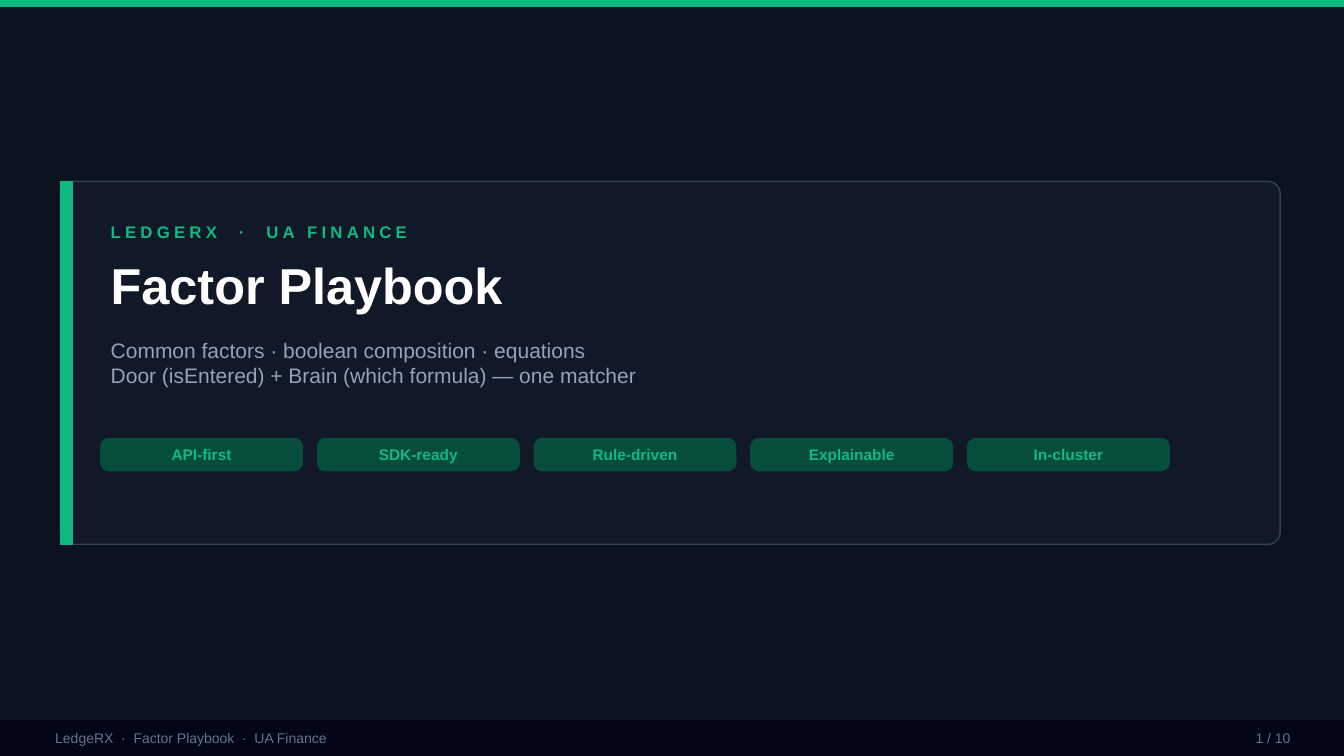
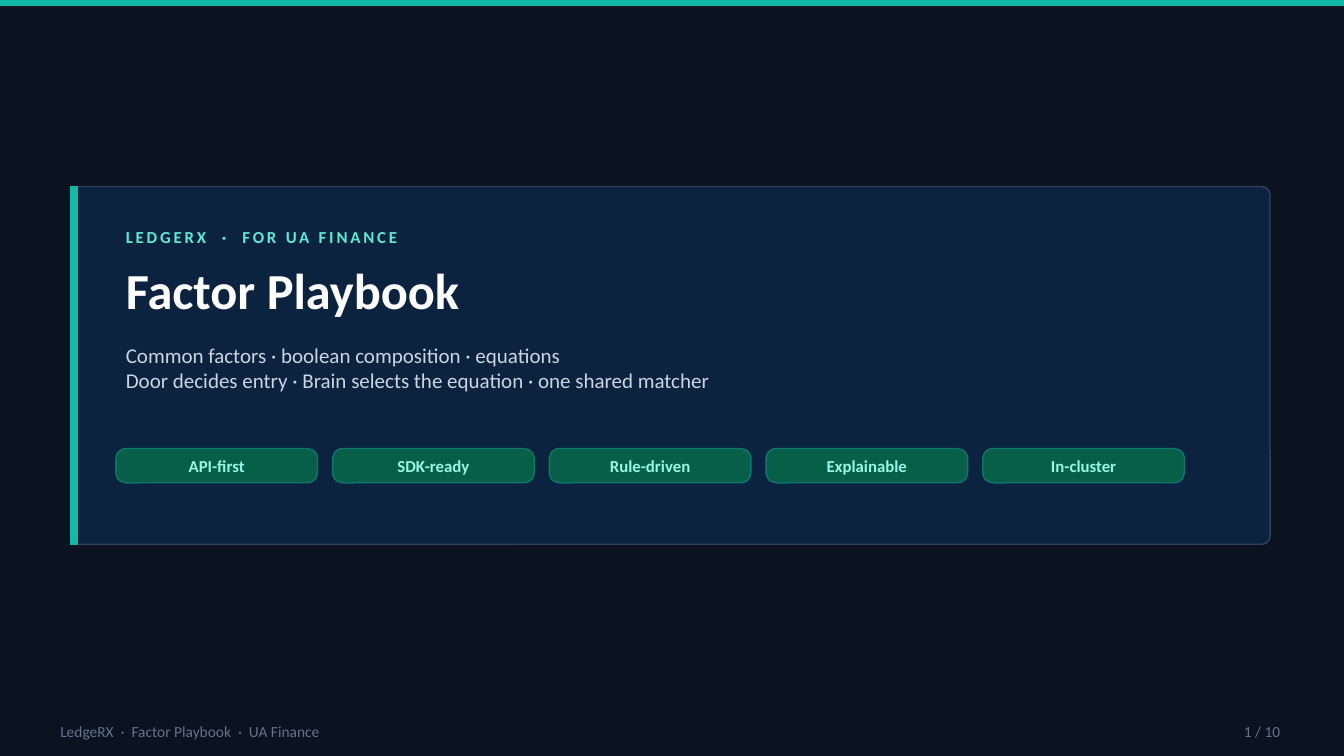
Before and after one commit to yky32/ledger-engine, a slide deck: slide 1 of docs/decks/LedgeRX-Factor-Playbook.pptx. Drawn at 1344x756 pixels with LibreOffice and Linux fonts; fonts in the diff are those of the drawing. Boxes give left, top, right and bottom in pixels: in the first picture for what was removed or moved away, otherwise in the second. Text is boxed around its words. In the diff, an @@ line names an element or a change of style, - is before the commit and + after.

Commit message:
docs(decks): Factor Playbook palette/fonts match UAF briefing (Calibri + teal system)

```diff
--- a/docs/decks/LedgeRX-Factor-Playbook.pptx
+++ b/docs/decks/LedgeRX-Factor-Playbook.pptx
@@ rectangle at (0,0,1344,6): fill #10B981 to #14B8A6; outline #10B981 1 pt to #14B8A6 1 pt @@
@@ rectangle at (71,187,78,544): fill #10B981 to #14B8A6; outline #10B981 1 pt to #14B8A6 1 pt @@
@@ rounded rectangle: place and size @@
-rounded rectangle at (60,181,1280,544)
+rounded rectangle at (71,187,1270,544)
@@ rounded rectangle at (71,187,1270,544): fill #111827 to #0C2340; proportions changed @@
@@ rectangle: place and size @@
-rectangle at (60,181,73,544)
+rectangle at (71,187,78,544)
@@ text at (126,232,397,243): text changed; font Arial to Calibri; text colour #10B981 to #5EEAD4 @@
-LEDGERX · UA FINANCE
+LEDGERX · FOR UA FINANCE
@@ text "Factor Playbook": place and size @@
-text "Factor Playbook" at (111,267,503,314)
+text "Factor Playbook" at (126,273,459,317)
@@ text "Factor Playbook" at (126,273,459,317): font Arial to Calibri @@
@@ text "Common factors · boolean composition ...": place and size @@
-text "Common factors · boolean composition ..." at (111,343,636,388)
+text "Common factors · boolean composition ..." at (126,348,709,392)
@@ text at (126,348,559,367): font Arial to Calibri, text colour #94A3B8 to #CBD5E1 in "Common factors · boolean composition · equations" @@
@@ text at (126,373,709,392): text changed; font Arial to Calibri; text colour #94A3B8 to #CBD5E1 @@
-Door (isEntered) + Brain (which formula) — one matcher
+Door decides entry · Brain selects the equation · one shared matcher
@@ 5 texts, 5 rounded rectangles: place and size @@
-5 texts, 5 rounded rectangles at (101,439,1170,471)
+5 texts, 5 rounded rectangles at (116,449,1185,483)
@@ size 11 to 12 pt, font Arial to Calibri, text colour #10B981 to #99F6E4 in 5 elements at (189,460,245,472), (397,460,469,475), (610,460,690,472), (827,460,907,475), (1051,460,1116,472) @@
@@ fill #064E3B to #065F46; outline #064E3B 1 pt to #0F766E 1 pt; proportions changed in 5 elements at (333,449,534,483), (116,449,318,483), (549,449,751,483), (766,449,968,483), (983,449,1185,483) @@
@@ rectangle removed at (0,721,1344,756) @@
@@ text "LedgeRX · Factor Playbook · ..." at (60,726,319,740): size 10 to 11 pt, font Arial to Calibri @@
@@ text "1 / 10": place and size @@
-text "1 / 10" at (1256,733,1291,743)
+text "1 / 10" at (1244,727,1281,737)
@@ text "1 / 10" at (1244,727,1281,737): size 10 to 11 pt, font Arial to Calibri @@
```
Also in this commit, not shown: 9 other slides changed.
